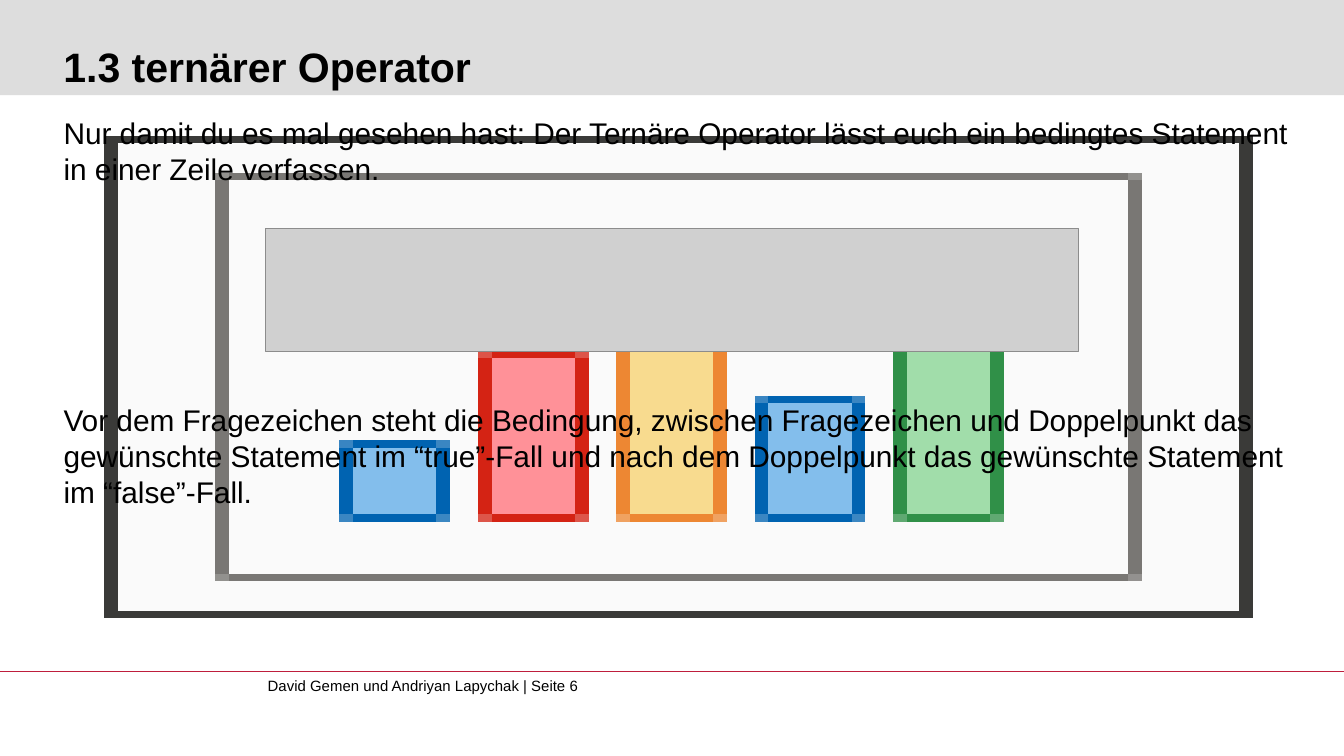
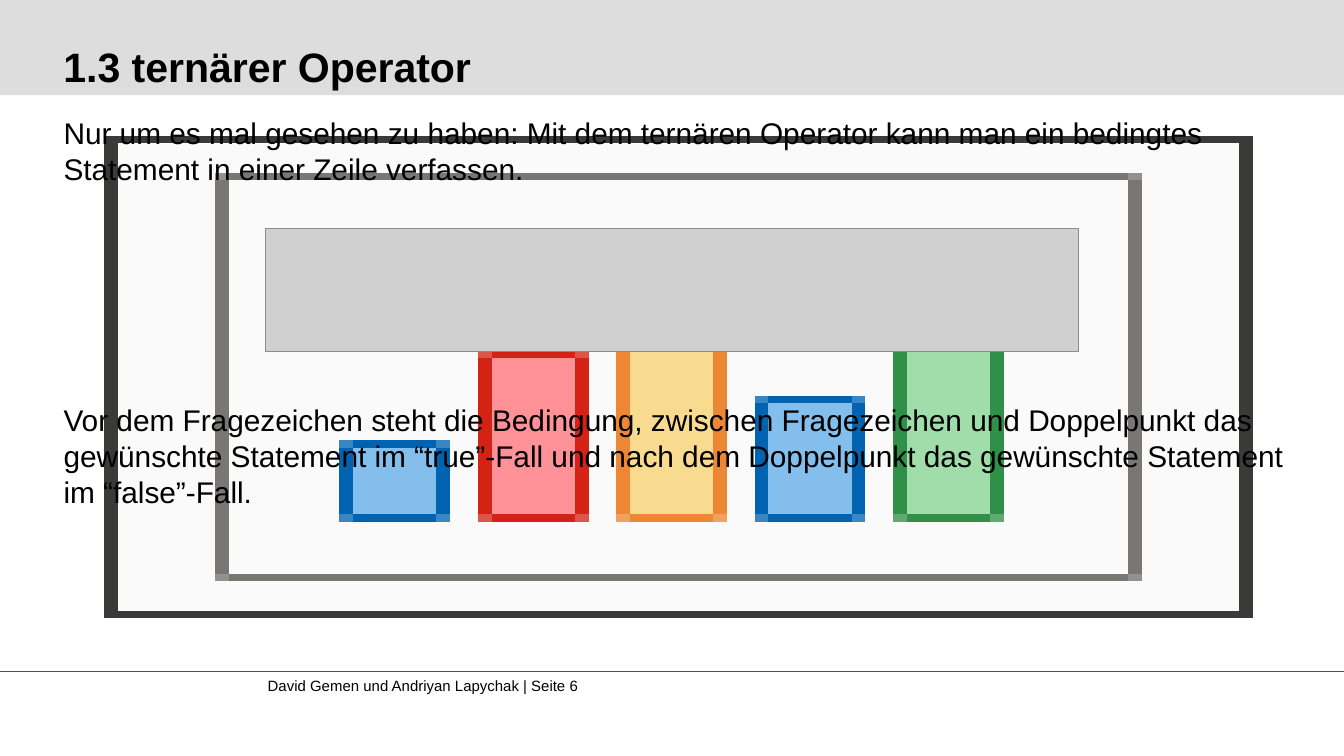
Before and after one commit to gemdav/Programmieren-1-Tutorium, a slide deck: slide 6 of slides/02_conditions_parameterization.pptx. Drawn at 1344x756 pixels with LibreOffice and Linux fonts; fonts in the diff are those of the drawing; grey boxes stand for pictures; background and template pictures are left out. Boxes give left, top, right and bottom in pixels: in the first picture for what was removed or moved away, otherwise in the second. Text is boxed around its words. In the diff, an @@ line names an element or a change of style, - is before the commit and + after.

```diff
--- a/slides/02_conditions_parameterization.pptx
+++ b/slides/02_conditions_parameterization.pptx
@@ text at [64, 122, 1202, 186]: text changed @@
-Nur damit du es mal gesehen hast: Der Ternäre Operator lässt euch ein bedingtes Statement in einer Zeile verfassen.
+Nur um es mal gesehen zu haben: Mit dem ternären Operator kann man ein bedingtes Statement in einer Zeile verfassen.
```
Also in this commit, not shown: 6 other slides changed, 23 other files.
